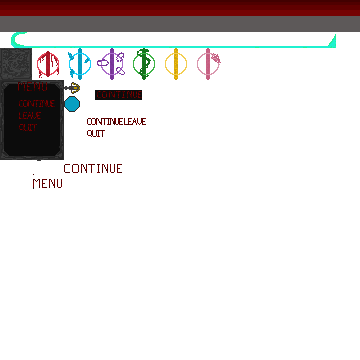
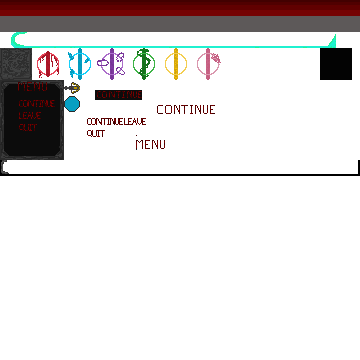
Before/after of a 360x360 layered artwork. What changed in the layer stack:
painted on "Background" over [0, 48, 360, 189]
